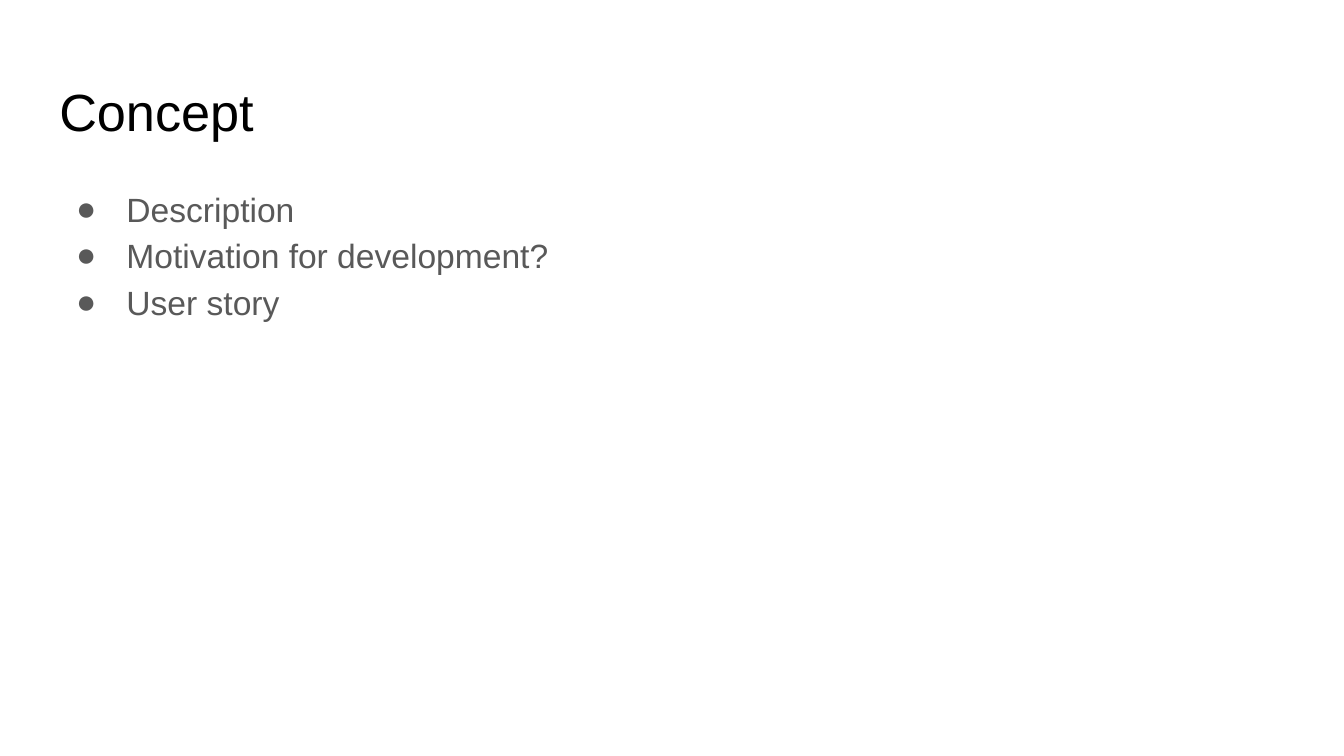
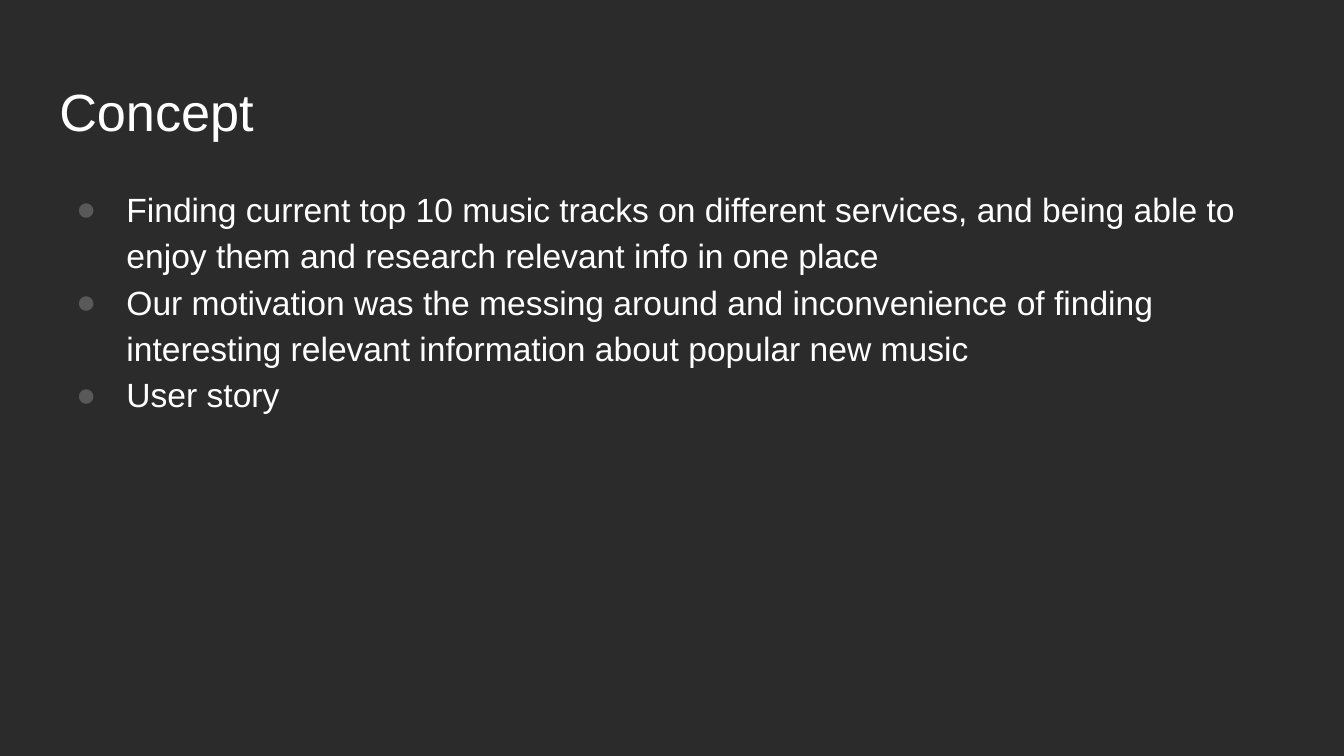
Before and after one commit to rschragger/MAR, a slide deck: slide 3 of project/MAR Project-Presentation.pptx. Drawn at 1344x756 pixels with LibreOffice and Linux fonts; fonts in the diff are those of the drawing; background and template pictures are left out; a plain dark background stands for a picture behind light text. Boxes give left, top, right and bottom in pixels: in the first picture for what was removed or moved away, otherwise in the second. Text is boxed around its words. In the diff, an @@ line names an element or a change of style, - is before the commit and + after.

```diff
--- a/project/MAR Project-Presentation.pptx
+++ b/project/MAR Project-Presentation.pptx
@@ background #FFFFFF to picture (left out) @@
@@ title "Concept" at box(59, 94, 253, 141): text colour #000000 to #FFFFFF @@
@@ text at box(126, 197, 1235, 367): text changed; text colour #595959 to #FFFFFF @@
-● Description
-● Motivation for development?
+● Finding current top 10 music tracks on different services, and being able to enjoy them and research relevant info in one place
+● Our motivation was the messing around and inconvenience of finding interesting relevant information about popular new music
@@ text at box(126, 384, 280, 413): text colour #595959 to #FFFFFF in "User story" @@
```
Also in this commit, not shown: 4 other slides changed, 5 slides added, 2 slides removed.
